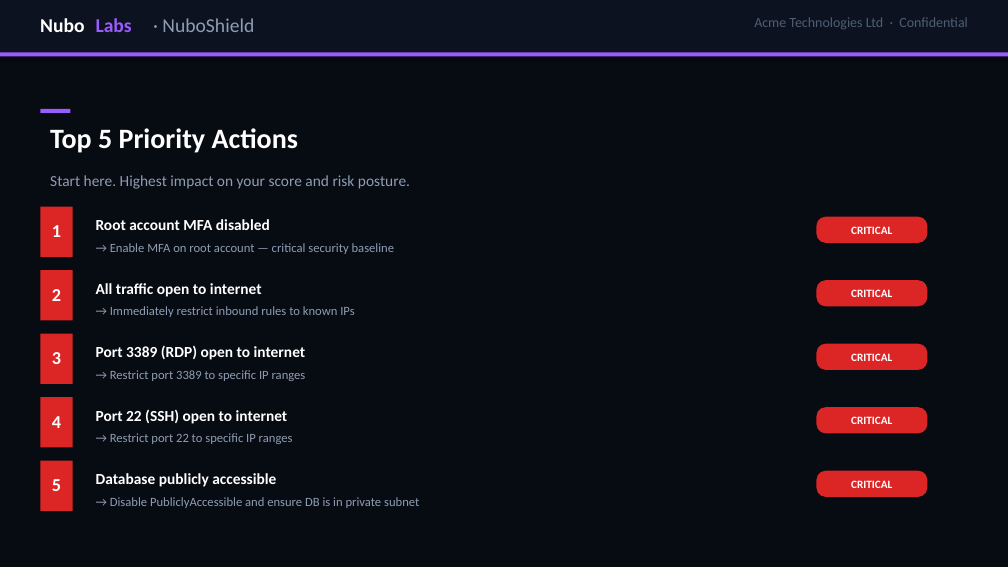
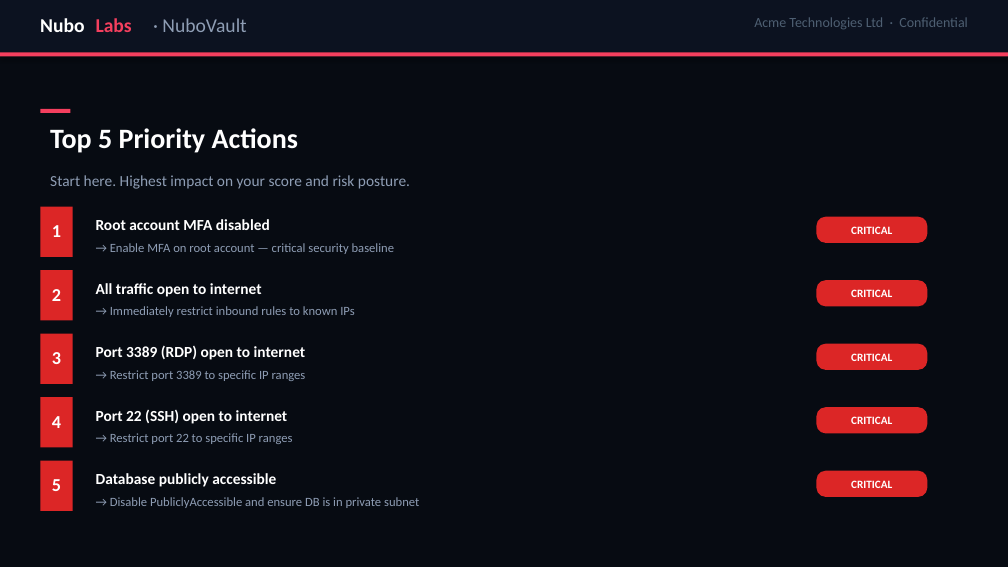
Before and after one commit to kenziebollon-nubolabs/kenziebollon-nubolabs.github.io, a slide deck: slide 3 of samples/nuboshield_deck_acme.pptx. Drawn at 1008x567 pixels with LibreOffice and Linux fonts; fonts in the diff are those of the drawing. Boxes give left, top, right and bottom in pixels: in the first picture for what was removed or moved away, otherwise in the second. Text is boxed around its words. In the diff, an @@ line names an element or a change of style, - is before the commit and + after.

```diff
--- a/samples/nuboshield_deck_acme.pptx
+++ b/samples/nuboshield_deck_acme.pptx
@@ text "Labs" at [96,18,132,32]: text colour #9B5CFF to #F43F5E @@
@@ text at [162,18,246,32]: text changed @@
-· NuboShield
+· NuboVault
@@ rectangle at [0,52,1008,56]: fill #9B5CFF to #F43F5E @@
@@ rectangle at [40,109,71,113]: fill #9B5CFF to #F43F5E @@
```
Also in this commit, not shown: 13 other slides changed, 6 slides added, 3 slides removed, 3 other files.
